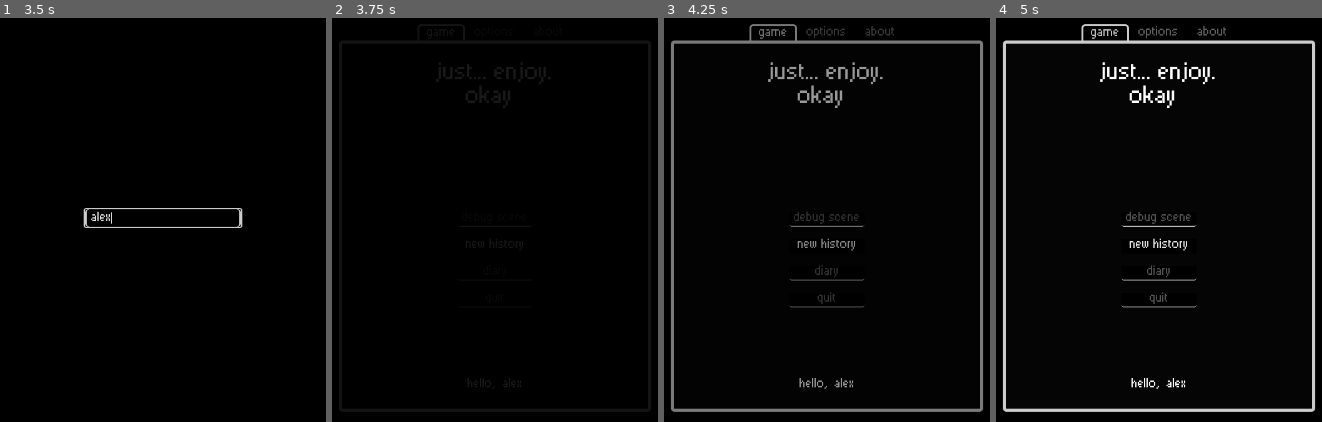
Above: before the commit, frames 1-4 (left to right).
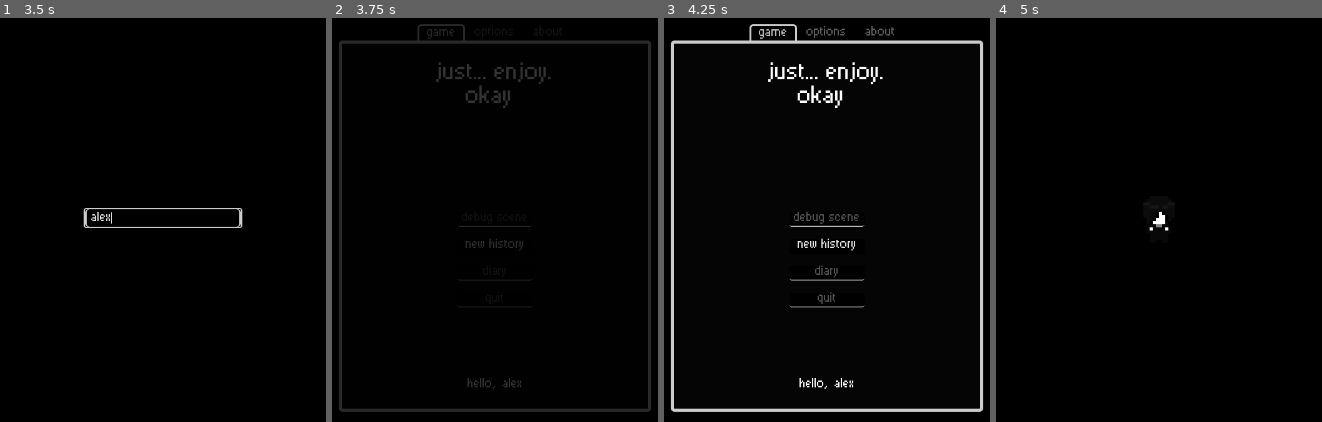
Above: after the commit, the same moments.

Repository: virtualtrisky/Just...-Enjoy
Game: Godot game, scene res://scenes/load_scene.tscn
Two runs of this game, one before a commit and one after it. Both use one fixed random seed, a clock stepped at 60 frames per second and the inputs below.
Inputs (mouse positions are in pixels of both pictures, inside the frame that each line leads up to):
- Up to frame 1 (3.5 s): hold Right (move_right) 0.53-1.28 s; tap Enter at 1.25 s; hold Down (move_down) 1.28-2.03 s; tap Space at 2 s; hold Right (move_right) 2.03-2.75 s; click (163, 220) at 2.77 s; type "Alex" at 2.85 s
- Up to frame 2 (3.75 s): tap Enter at 3.5 s; hold Up (move_up) from 3.53 s (still down)
- Up to frame 3 (4.25 s): keep holding Up (move_up)
- Up to frame 4 (5 s): release Up (move_up) at 4.25 s; click "New History" at 4.25 s

Frame 1 is identical in both runs. In frame 2, 0.4% of the frame differs, in the area x 32-67%, y 11-92%; in frame 3, 5.4%; in frame 4, 6.0%, in the area x 2-98%, y 1-98%.

Commit message:
menu scene fade
changed the time to fade process in the menu scene

Diff:
--- a/objects/audio_stream_player.tscn
+++ b/objects/audio_stream_player.tscn
@@ -17,7 +17,6 @@
 
 [sub_resource type="Animation" id="Animation_b6imc"]
 resource_name = "play_music"
-length = 2.0
 tracks/0/type = "value"
 tracks/0/imported = false
 tracks/0/enabled = true
@@ -25,7 +24,7 @@
 tracks/0/interp = 1
 tracks/0/loop_wrap = true
 tracks/0/keys = {
-"times": PackedFloat32Array(0, 2),
+"times": PackedFloat32Array(0, 1),
 "transitions": PackedFloat32Array(1, 1),
 "update": 0,
 "values": [-80.0, 0.0]
@@ -33,7 +32,6 @@
 
 [sub_resource type="Animation" id="Animation_1iahe"]
 resource_name = "stop_music"
-length = 2.0
 tracks/0/type = "value"
 tracks/0/imported = false
 tracks/0/enabled = true
@@ -41,7 +39,7 @@
 tracks/0/interp = 1
 tracks/0/loop_wrap = true
 tracks/0/keys = {
-"times": PackedFloat32Array(0, 2),
+"times": PackedFloat32Array(0, 1),
 "transitions": PackedFloat32Array(1, 1),
 "update": 0,
 "values": [0.0, -80.0]
--- a/scenes/menu_scene.tscn
+++ b/scenes/menu_scene.tscn
@@ -64,7 +64,7 @@
 
 [sub_resource type="Animation" id="Animation_axson"]
 resource_name = "fade_in"
-length = 1.5
+length = 0.5
 tracks/0/type = "value"
 tracks/0/imported = false
 tracks/0/enabled = true
@@ -84,7 +84,7 @@
 tracks/1/interp = 1
 tracks/1/loop_wrap = true
 tracks/1/keys = {
-"times": PackedFloat32Array(0, 1.5),
+"times": PackedFloat32Array(0, 0.5),
 "transitions": PackedFloat32Array(1, 1),
 "update": 0,
 "values": [Color(1, 1, 1, 0), Color(1, 1, 1, 1)]
@@ -92,6 +92,7 @@
 
 [sub_resource type="Animation" id="Animation_o71fo"]
 resource_name = "fade_out"
+length = 0.5
 tracks/0/type = "value"
 tracks/0/imported = false
 tracks/0/enabled = true
@@ -99,7 +100,7 @@
 tracks/0/interp = 1
 tracks/0/loop_wrap = true
 tracks/0/keys = {
-"times": PackedFloat32Array(0, 1),
+"times": PackedFloat32Array(0, 0.5),
 "transitions": PackedFloat32Array(1, 1),
 "update": 1,
 "values": [true, false]
@@ -111,7 +112,7 @@
 tracks/1/interp = 1
 tracks/1/loop_wrap = true
 tracks/1/keys = {
-"times": PackedFloat32Array(0, 1),
+"times": PackedFloat32Array(0, 0.5),
 "transitions": PackedFloat32Array(1, 1),
 "update": 0,
 "values": [Color(1, 1, 1, 1), Color(1, 1, 1, 0)]
